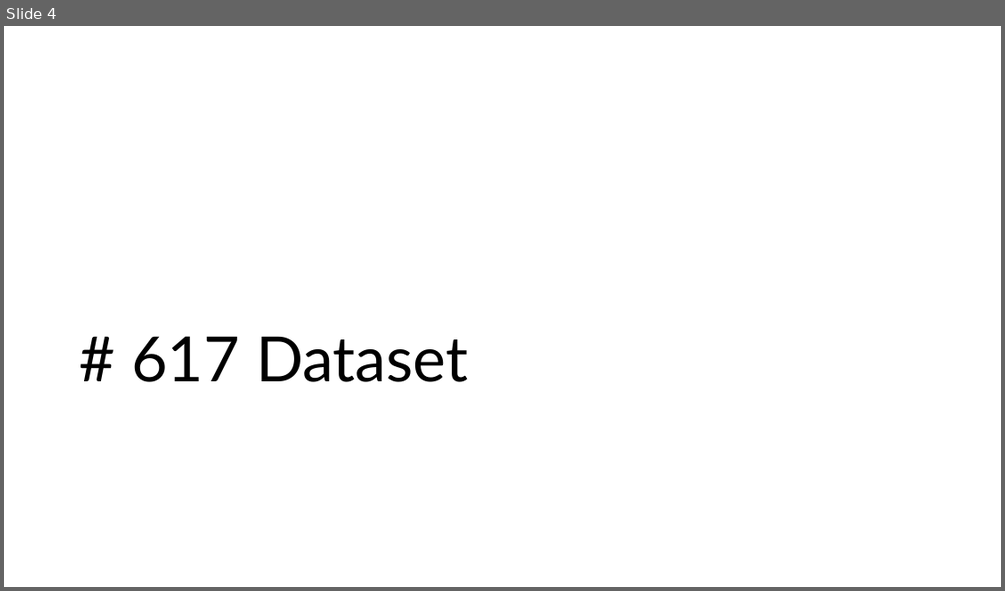
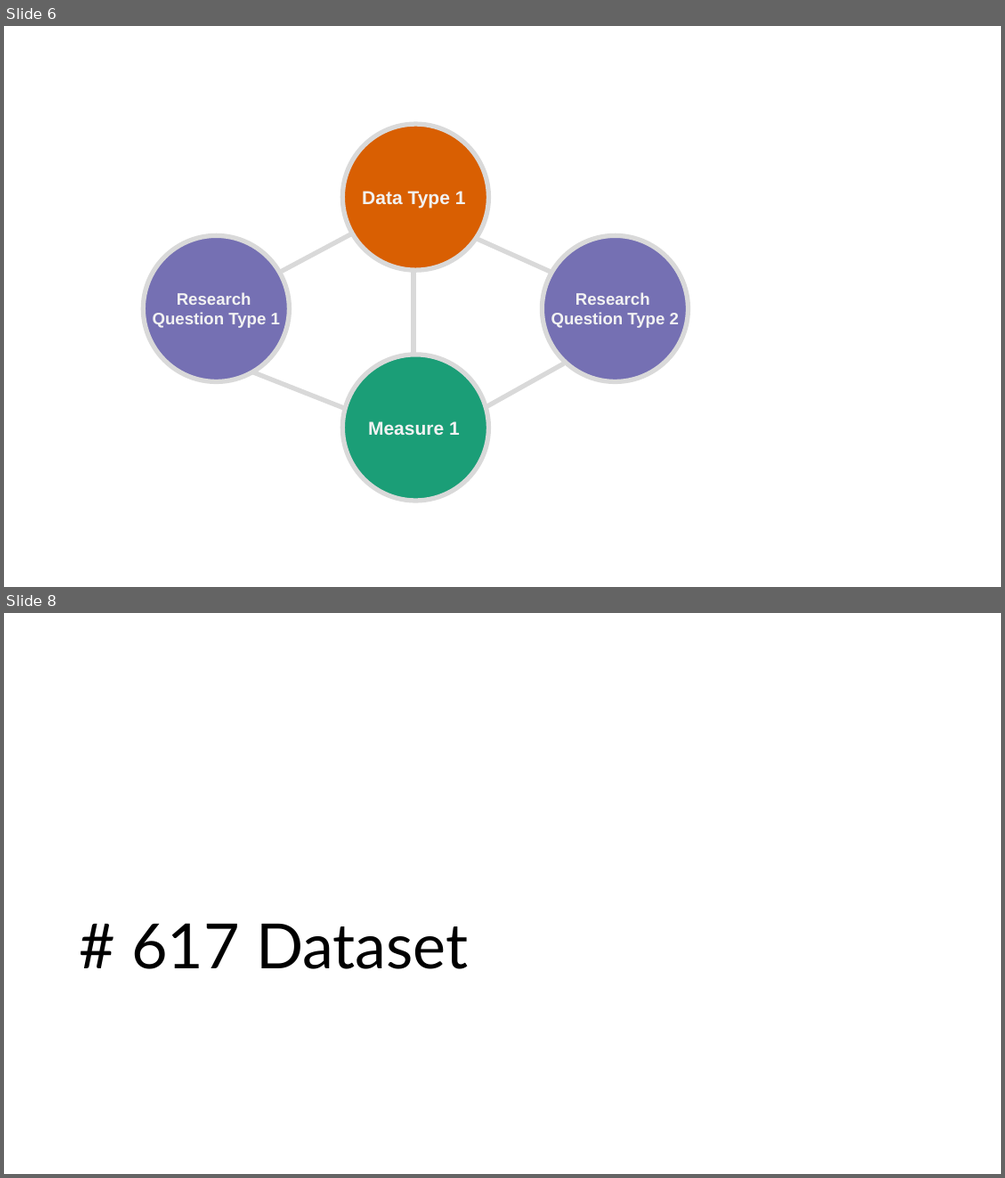
Before and after one commit to SereneKim/meta-welath_mobility, a slide deck: results/Extended_Abstracts_ICSSI/PDF/Presentation1.pptx. Shown one above the other, each under a label of ours: slide 4 before the commit, slides 6 and 8 after it; the slides between them are not shown. The pictures are 1005x591 and 1005x1178 pixels, drawn with LibreOffice and Linux fonts; fonts in the diff are those of the drawing. Boxes give left, top, right and bottom in pixels: in the first picture for what was removed or moved away, otherwise in the second. Text is boxed around its words. In the diff, an @@ line names an element or a change of style, - is before the commit and + after.

```diff
--- a/results/Extended_Abstracts_ICSSI/PDF/Presentation1.pptx
+++ b/results/Extended_Abstracts_ICSSI/PDF/Presentation1.pptx
@@ slide 6 added at box(4, 26, 1001, 587), background #FFFFFF @@
@@ group added at box(116, 97, 715, 527): 5 lines, 4 ellipses, 4 texts @@
+Measure 1
+Data Type 1
+Research
+Question Type 2
+Research
+Question Type 1
@@ what was slide 4 is now slide 8 @@
```
Also in this commit, not shown: 3 other slides added, 21 other files.
